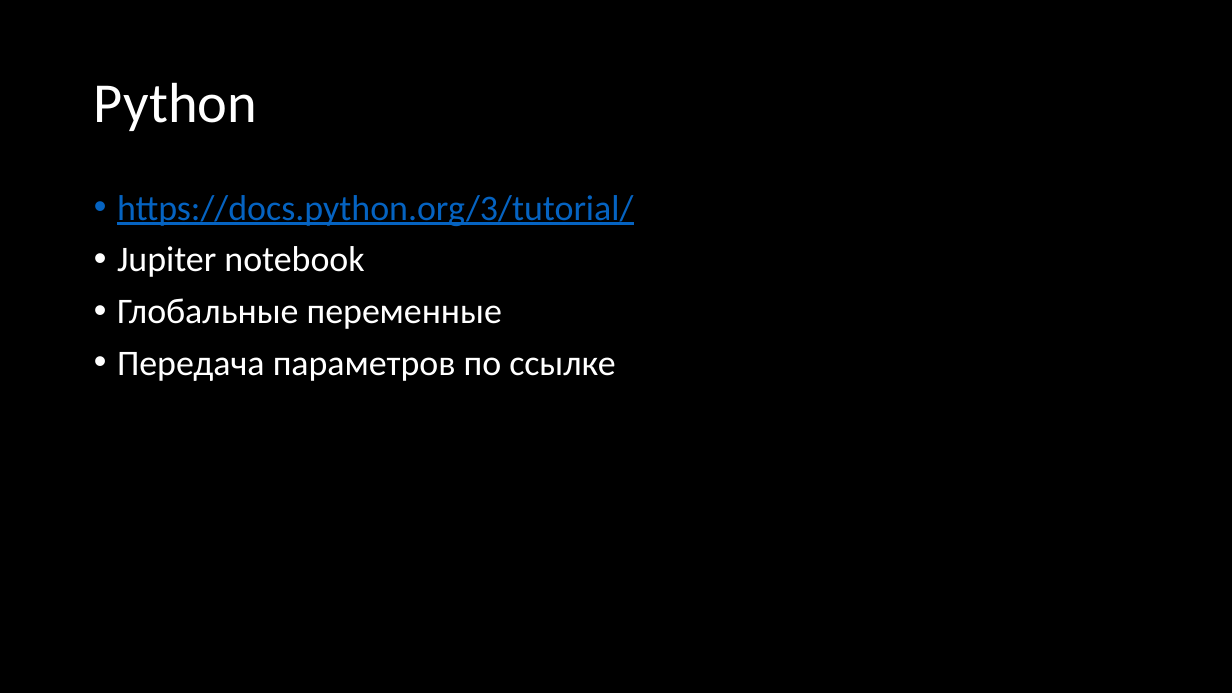
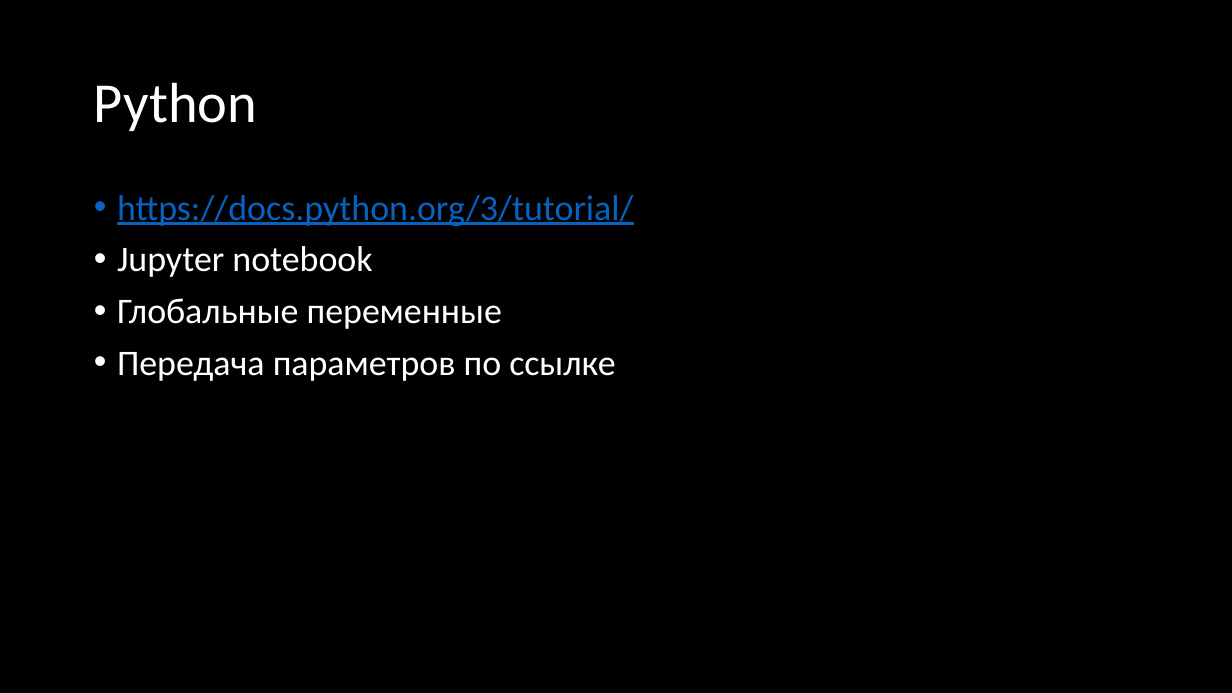
Before and after one commit to anakham/MIET.AI.Course, a slide deck: slide 16 of Лекция 0/Лекция 0. Вводная.pptx (slide 12 before the commit). Drawn at 1232x693 pixels with LibreOffice and Linux fonts; fonts in the diff are those of the drawing. Boxes give left, top, right and bottom in pixels: in the first picture for what was removed or moved away, otherwise in the second. Text is boxed around its words. In the diff, an @@ line names an element or a change of style, - is before the commit and + after.

```diff
--- a/Лекция 0/Лекция 0. Вводная.pptx
+++ b/Лекция 0/Лекция 0. Вводная.pptx
@@ text at (x1=117, y1=246, x2=372, y2=277): text changed @@
-• Jupiter notebook
+• Jupyter notebook
```
Also in this commit, not shown: 2 other slides changed, 4 slides added, 2 other files.
